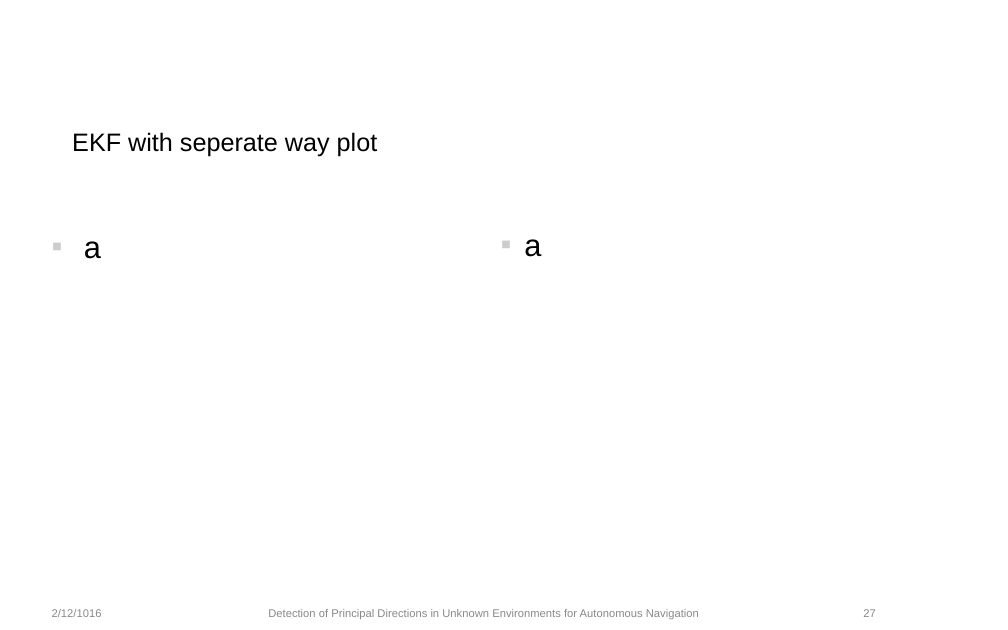
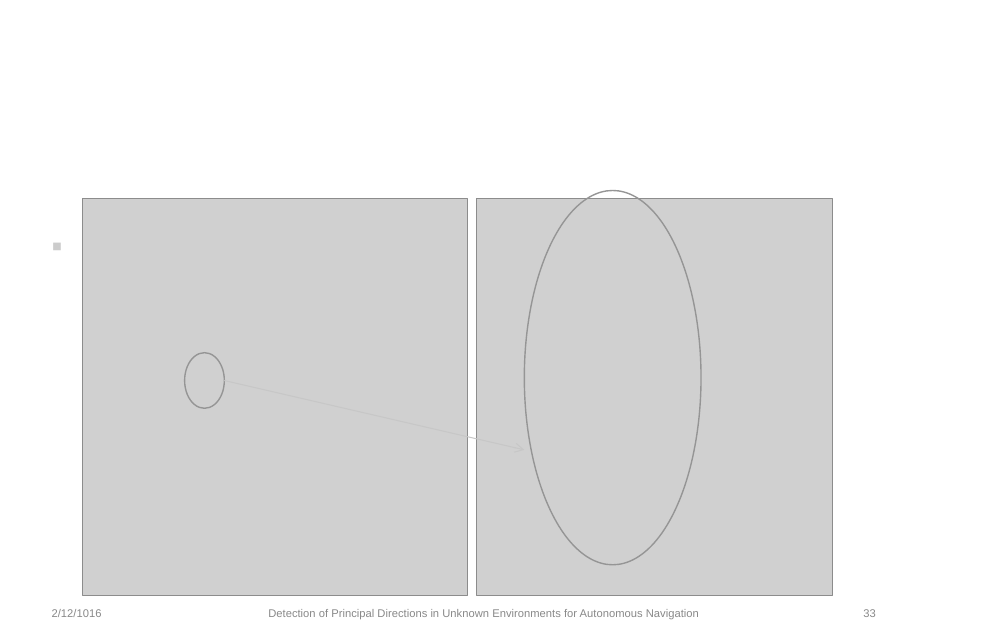
Before and after one commit to yitong-quan/thesis_indoorLocalization, a slide deck: slide 33 of text_editing/ppt/Zwischenpraesentation.ppt (slide 27 before the commit). Drawn at 1008x630 pixels with LibreOffice and Linux fonts; fonts in the diff are those of the drawing; grey boxes stand for pictures; background and template pictures are left out. Boxes give left, top, right and bottom in pixels: in the first picture for what was removed or moved away, otherwise in the second. Text is boxed around its words. In the diff, an @@ line names an element or a change of style, - is before the commit and + after.

```diff
--- a/text_editing/ppt/Zwischenpraesentation.ppt
+++ b/text_editing/ppt/Zwischenpraesentation.ppt
@@ text removed at box(72, 132, 378, 157) @@
-EKF with seperate way plot
@@ picture added at box(83, 199, 468, 596) @@
@@ picture added at box(476, 199, 832, 596) @@
@@ ellipse added at box(524, 191, 701, 564), outline #959595 0.99 pt @@
@@ ellipse added at box(184, 353, 224, 408), outline #959595 0.99 pt @@
@@ arrow added from (225, 381) to (524, 450), #C7C7C7 0.74 pt @@
@@ page number at box(863, 609, 875, 617): text changed @@
-27
+33
```
Also in this commit, not shown: 6 other slides changed, 8 slides added, 15 other files.
